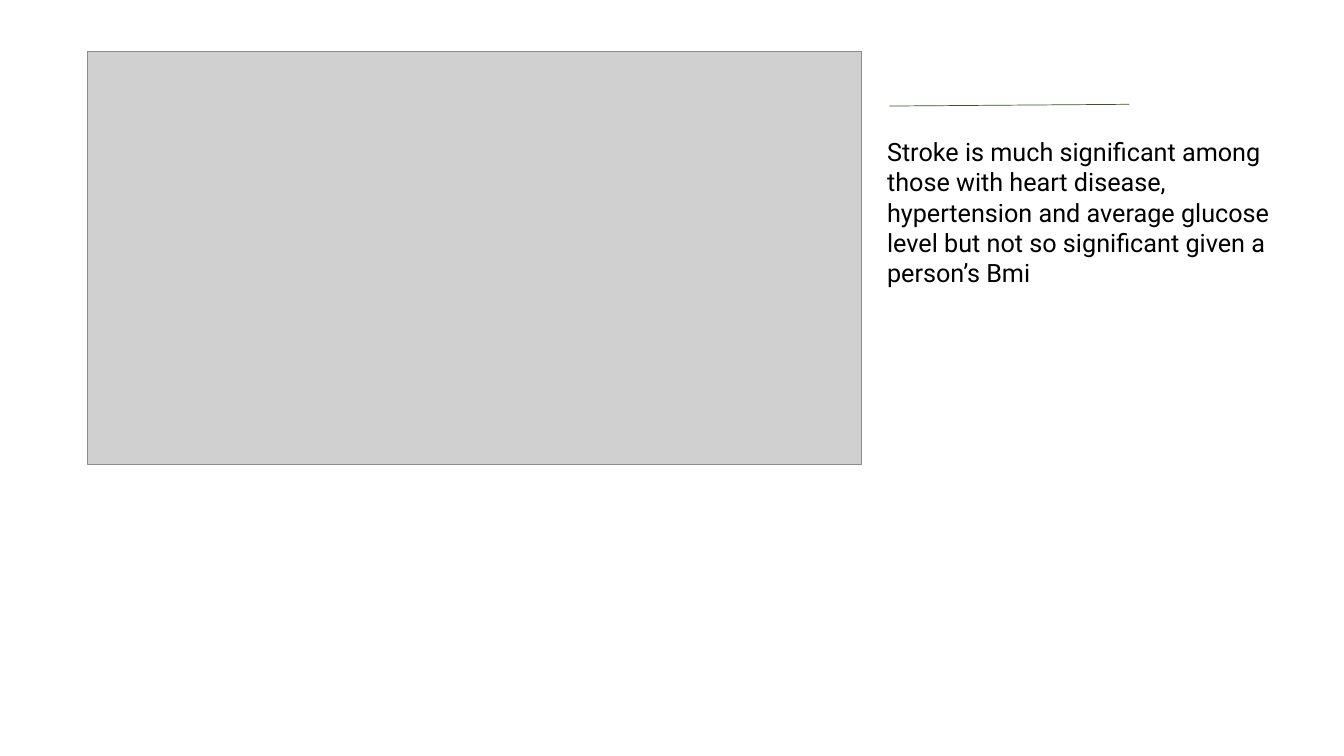
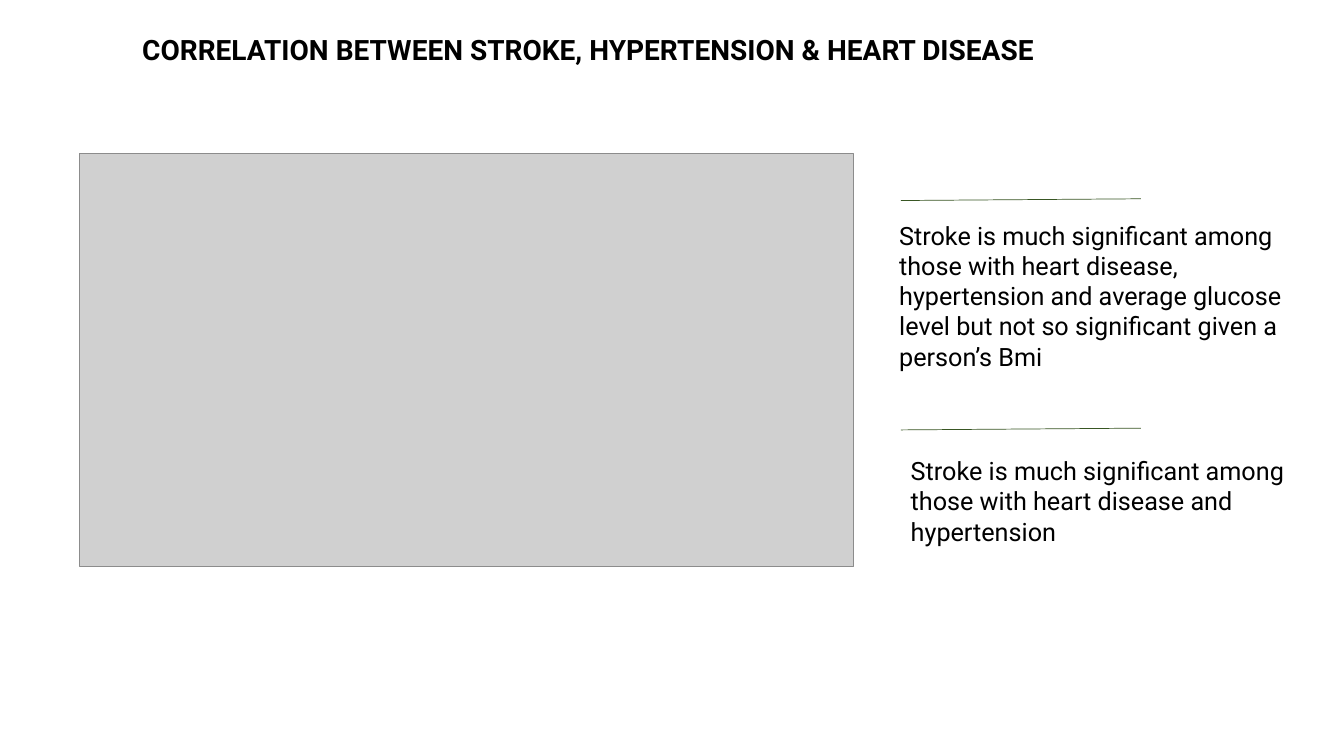
Before and after one commit to cynthiadalmas/Exploratory-data-analysis-on-stroke-dataset., a slide deck: slide 7 of STROKE DATA ANALYSIS.pptx. Drawn at 1344x756 pixels with LibreOffice and Linux fonts; fonts in the diff are those of the drawing; grey boxes stand for pictures. Boxes give left, top, right and bottom in pixels: in the first picture for what was removed or moved away, otherwise in the second. Text is boxed around its words. In the diff, an @@ line names an element or a change of style, - is before the commit and + after.

```diff
--- a/STROKE DATA ANALYSIS.pptx
+++ b/STROKE DATA ANALYSIS.pptx
@@ text added at (142,39,1033,65), 20 pt, text #000000, bold @@
+CORRELATION BETWEEN STROKE, HYPERTENSION & HEART DISEASE
@@ picture: place and size @@
-picture at (88,51,862,465)
+picture at (80,154,854,568)
@@ line moved from (889, 106) - (1129, 104) to (901, 201) - (1141, 199) @@
@@ text "Stroke is much significant among ...": place and size @@
-text "Stroke is much significant among ..." at (887,142,1269,287)
+text "Stroke is much significant among ..." at (899,226,1281,371)
@@ line added from (901, 431) to (1141, 429), #385723 0.5 pt @@
@@ text added at (911,461,1284,547), 18 pt, text #000000 @@
+Stroke is much significant among those with heart disease and hypertension
```
Also in this commit, not shown: 4 other slides changed, 1 slide added, 2 slides removed.
